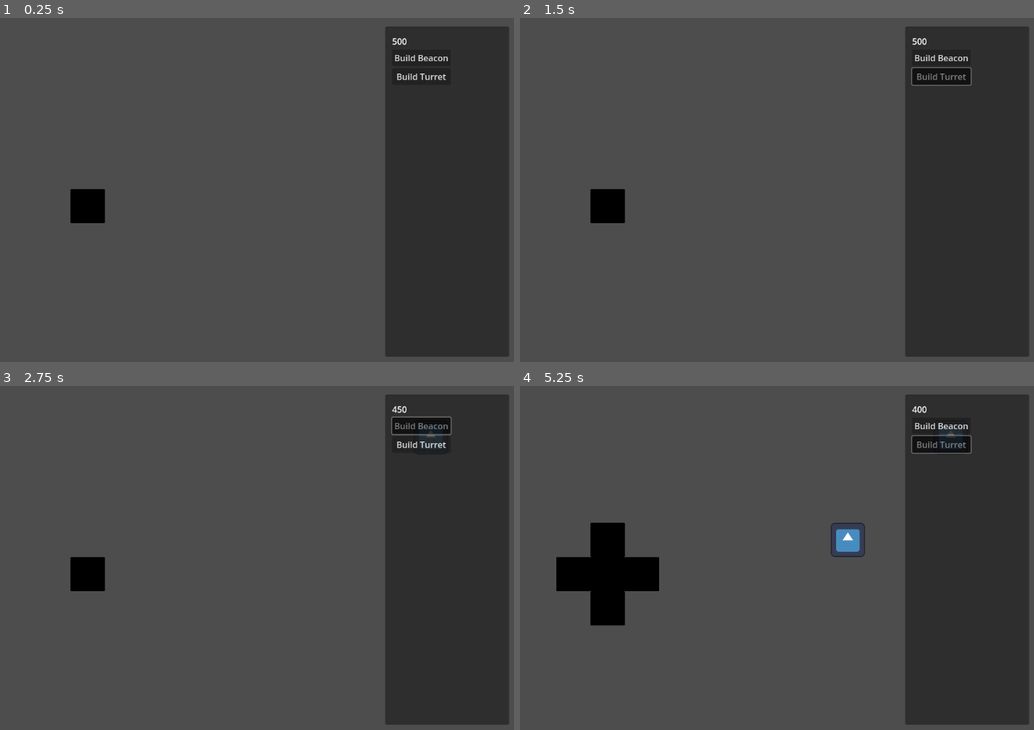
Above: before the commit, frames 1-4 (two rows, left to right).
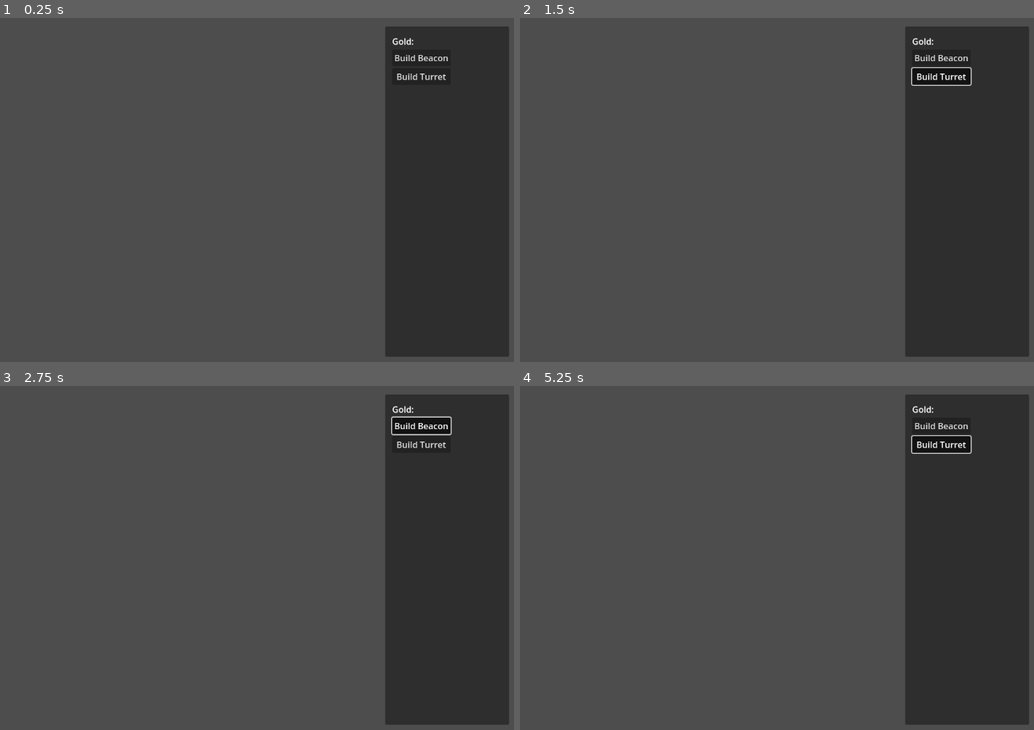
Above: after the commit, the same moments.

Repository: Li05j/it-spreads-gamejam
Game: Godot game, scene res://scenes/main/main.tscn
Two runs of this game, one before a commit and one after it. Both use one fixed random seed, a clock stepped at 60 frames per second and the inputs below. The engine's default icon, where the game draws it, is replaced by a stand-in: a white triangle on a blue panel in a dark square.
Inputs (mouse positions are in pixels of both pictures, inside the frame that each line leads up to):
- Up to frame 1 (0.25 s): no input
- Up to frame 2 (1.5 s): click "Build Beacon" at 0.5 s; click "Build Turret" at 1.25 s
- Up to frame 3 (2.75 s): click "Build Beacon" at 2 s
- Up to frame 4 (5.25 s): click "Build Turret" at 2.75 s; click "Build Beacon" at 3.5 s; click "Build Turret" at 4.25 s; move the mouse to (864, 540) at 5.02 s; click (864, 540) at 5.17 s

The runs differ from the first frame. In frame 1, 0.7% of the frame differs, in the area x 13-81%, y 5-60%; in frame 2, 0.9%; in frame 3, 1.0%; in frame 4, 4.0%, in the area x 7-88%, y 5-70%.
Error after the commit: Parse Error: Function "check_afforadble()" not found in base self. (res://scenes/main/main.gd:58)

Commit message:
add beacon placements

Diff:
--- /dev/null
+++ b/scenes/beacon/beacon.gd
@@ -0,0 +1,10 @@
+extends Node2D
+
+# # Called when the node enters the scene tree for the first time.
+# func _ready():
+# 	pass # Replace with function body.
+
+
+# # Called every frame. 'delta' is the elapsed time since the previous frame.
+# func _process(delta):
+# 	pass
--- /dev/null
+++ b/scenes/beacon/beacon.tscn
@@ -0,0 +1,24 @@
+[gd_scene load_steps=5 format=3 uid="uid://ljkquhllfv82"]
+
+[ext_resource type="Script" path="res://scenes/beacon/beacon.gd" id="1_r38wa"]
+
+[sub_resource type="Gradient" id="Gradient_tgcct"]
+offsets = PackedFloat32Array(0)
+colors = PackedColorArray(0.5, 0, 1, 1)
+
+[sub_resource type="GradientTexture2D" id="GradientTexture2D_ijms5"]
+gradient = SubResource("Gradient_tgcct")
+
+[sub_resource type="RectangleShape2D" id="RectangleShape2D_obpky"]
+size = Vector2(64, 64)
+
+[node name="Beacon" type="Node2D"]
+script = ExtResource("1_r38wa")
+
+[node name="Sprite2D" type="Sprite2D" parent="."]
+texture = SubResource("GradientTexture2D_ijms5")
+
+[node name="StaticBody2D" type="StaticBody2D" parent="."]
+
+[node name="CollisionShape2D" type="CollisionShape2D" parent="StaticBody2D"]
+shape = SubResource("RectangleShape2D_obpky")
--- a/scenes/main/main.gd
+++ b/scenes/main/main.gd
@@ -6,6 +6,7 @@
 
 # Preload the turret scene
 var TurretScene = preload("res://scenes/turret/turret.tscn")
+const BeaconScene = preload("res://scenes/beacon/beacon.tscn")
 
 var active_button = null
 var gold = INITIAL_GOLD # Initial gold value
@@ -46,14 +47,28 @@
 		add_child(turret_instance)  # Add it to the Main scene tree
 		map[click_position] = true
 		turret_instance.position = click_position
+		# TODO: gold setter + signal
 		gold -= TURRET_PRICE
 		control_panel_vbox.get_node("goldDisplay").text = str(gold) # Update gold display
 		print("Spawned turret at position: ", click_position)
 	else:
 		print("Failed to create turret instance.")
 
-func spawn_beacon(click_position):
-	print("TODO: beacon not yet impelemented.")
+func spawn_beacon(pos):
+	if !check_afforadble("beacon"):
+		return # player cannot afford beacon
+
+	if check_occupied(pos):
+		return # player cannot place turret on occupied tile
+
+	var beacon_instance = BeaconScene.instantiate()
+	add_child(beacon_instance)
+	map[pos] = { "type": "beacon", "value": "100" } # TODO: change depending on how map is stored
+	beacon_instance.position = pos
+	# TODO: gold setter + signal
+	gold -= BEACON_PRICE
+	$canvas/controlPanel/VBox/goldDisplay.text = str(gold) # update gold display
+	print("Spawned beacon at position: ", pos)
 
 func check_affordable(item):
 	match item:
